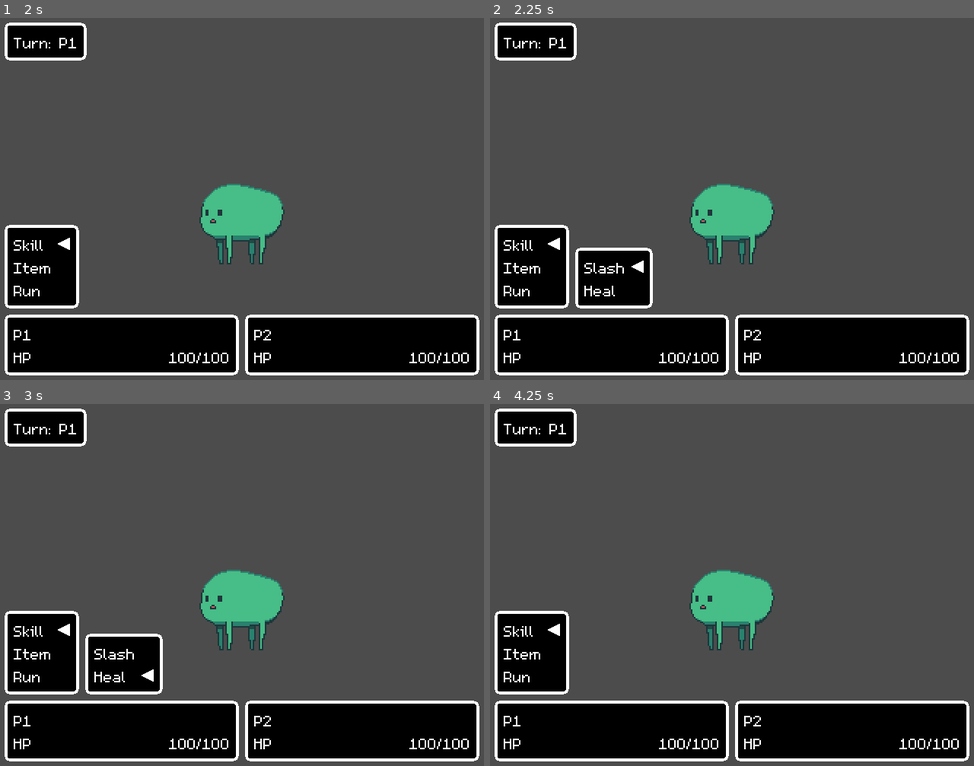
Above: before the commit, frames 1-4 (two rows, left to right).
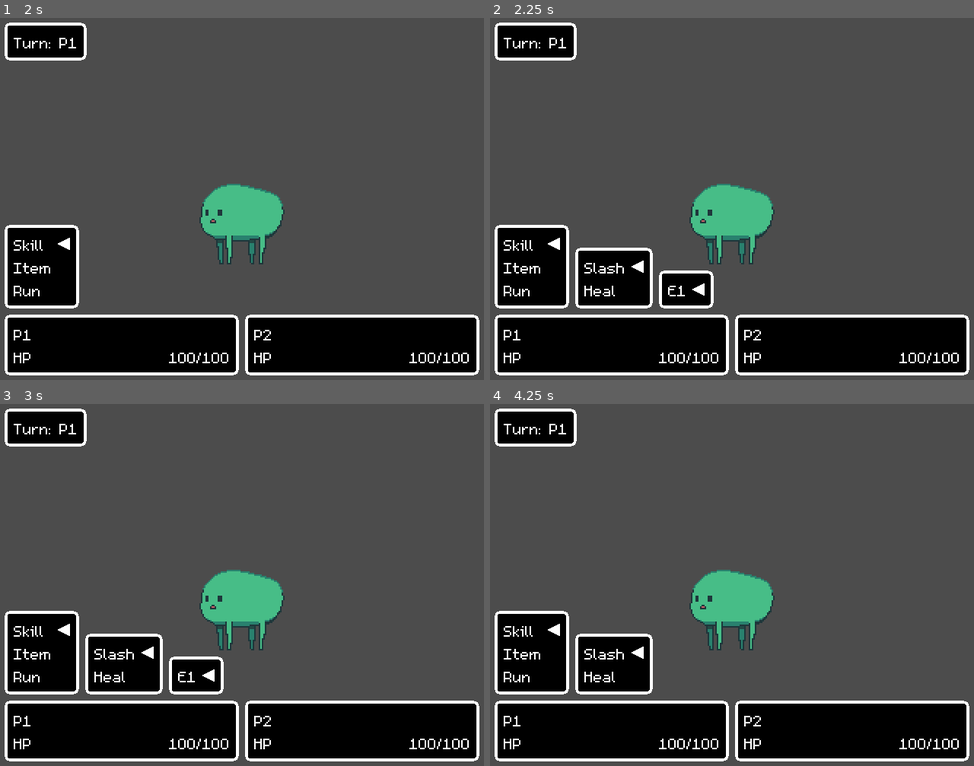
Above: after the commit, the same moments.

Repository: kodumen/rpg-godot
Game: Godot game, scene res://combat_arena/_CombatArenaTest.tscn
The game is run twice, just before and just after one commit, with the same random seed, the same clock (stepped at 60 frames per second) and the same inputs.
Inputs:
- Up to frame 1 (2 s): tap Enter at 0.5 s; hold Right (right) 0.53-1.28 s; hold Z (interact) 0.53-1.28 s; hold Down (down) from 1.28 s (still down); tap Z (interact) at 1.35 s
- Up to frame 2 (2.25 s): tap Space at 2 s; release Down (down) at 2.03 s; hold Right (right) from 2.03 s (still down); hold Z (interact) from 2.03 s (still down)
- Up to frame 3 (3 s): tap Enter at 2.75 s; release Right (right) at 2.78 s; release Z (interact) at 2.78 s; hold Up (up) from 2.78 s (still down); tap Z (interact) at 2.85 s
- Up to frame 4 (4.25 s): release Up (up) at 3.53 s; hold Left (left) from 3.53 s (still down); hold Z (interact) from 3.53 s (still down); tap X (cancel) at 4.15 s

Frame 1 is identical in both runs. In frame 2, 1.2% of the frame differs, in the area x 34-47%, y 69-81%; in frame 3, 1.3%; in frame 4, 2.7%, in the area x 17-34%, y 63-81%.

Commit message:
RUN!

Diff:
--- a/combat_arena/CombatArena.gd
+++ b/combat_arena/CombatArena.gd
@@ -39,6 +39,7 @@
 		battler.initialize(enemy)
 		enemies.push_back(battler)
 	enemy_formation.initialize(enemies)
+	gui.initialize_enemy_components(enemies)
 
 
 # Start the combat loop.
--- a/combat_arena/CombatArena.tscn
+++ b/combat_arena/CombatArena.tscn
@@ -5,7 +5,7 @@
 [ext_resource path="res://combat_arena/combat_gui/CombatGui.tscn" type="PackedScene" id=3]
 [ext_resource path="res://combat_arena/states/BeginTurn.gd" type="Script" id=4]
 [ext_resource path="res://combat_arena/turn_queue/TurnQueue.gd" type="Script" id=5]
-[ext_resource path="res://combat_arena/states/SelectAction.gd" type="Script" id=6]
+[ext_resource path="res://combat_arena/states/SelectAction.tscn" type="PackedScene" id=6]
 
 [node name="CombatArena" type="Node2D"]
 script = ExtResource( 1 )
@@ -27,5 +27,4 @@
 [node name="BeginTurn" type="Node" parent="."]
 script = ExtResource( 4 )
 
-[node name="SelectAction" type="Node" parent="."]
-script = ExtResource( 6 )
+[node name="SelectAction" parent="." instance=ExtResource( 6 )]
--- a/combat_arena/battlers/Battler.gd
+++ b/combat_arena/battlers/Battler.gd
@@ -33,9 +33,17 @@
 func get_max_hp() -> int:
 	return stats.max_hp
 
+
 func get_spd() -> int:
 	return stats.spd
 
 
 func get_curr_hp() -> int:
 	return stats.curr_hp
+
+
+func get_skill(skill_name: String) -> LearnedSkill:
+	for skill in skills:
+		if skill.skill_name == skill_name:
+			return skill
+	return null
--- a/combat_arena/combat_gui/CombatGui.gd
+++ b/combat_arena/combat_gui/CombatGui.gd
@@ -16,14 +16,22 @@
 
 
 func initialize_player_components(players: Array):
+	action_menu.players = players
 	for player in players:
 		var panel = PlayerPanel.instance()
 		player_panels.add_child(panel)
 		panel.player = player
 
 
+func initialize_enemy_components(enemies: Array):
+	action_menu.enemies = enemies
+
+
 func show_text(message: String):
 	text_box.display(message)
+	turn_panel.visible = false
+	player_panels.visible = false
+	action_menu.hide()
 
 
 func show_player_panels():
@@ -46,5 +54,5 @@
 	emit_signal("closed_textbox")
 
 
-func _on_ActionMenu_selected_action():
-	emit_signal("selected_action")
+func _on_ActionMenu_selected_action(action):
+	emit_signal("selected_action", action)
--- a/combat_arena/combat_gui/action_menu/ActionItem.gd
+++ b/combat_arena/combat_gui/action_menu/ActionItem.gd
@@ -4,7 +4,7 @@
 
 
 export var label: String
-export var action: String
+export (String, MULTILINE) var action
 
 onready var indicator: TextureRect = $Indicator
 
--- a/combat_arena/combat_gui/action_menu/ActionMenu.gd
+++ b/combat_arena/combat_gui/action_menu/ActionMenu.gd
@@ -3,31 +3,63 @@
 class_name ActionMenu
 
 
-signal selected_action
+signal selected_action(action)
 
 
 const ActionItem = preload("res://combat_arena/combat_gui/action_menu/ActionItem.tscn")
 
 onready var main = $Main
 onready var sub = $Sub
+onready var target = $Target
+onready var selected_action = $SelectedAction
 
 var battler: Battler
+var players: Array
+var enemies: Array
 
 
 func show():
 	visible = true
 	main.initialize()
+	selected_action.initialize()
 	sub.visible = false
+	target.visible = false
+
+func hide():
+	visible = false
+	main.focused = false
+	sub.focused = false
+	target.focused = false
 
 
 func _on_Main_selected(action):
-	match action:
-		"skill":
-			show_skill_menu()
-		"item":
-			print("alsdkfsd")
-		"run":
-			print("sdfsdf")
+	if action == "skill":
+		show_skill_menu()
+	else:
+		selected_action.action = action
+		emit_signal("selected_action", selected_action)
+
+
+func _on_Sub_cancelled():
+	sub.focused = false
+	sub.visible = false
+	main.focused = true
+
+
+func _on_Sub_selected(action):
+	selected_action.action = action
+	show_target_menu(action)
+
+
+func _on_Target_cancelled():
+	target.focused = false
+	target.visible = false
+	sub.focused = true
+
+
+func _on_Target_selected(target_name):
+	selected_action.targets.push_back(target_name)
+	emit_signal("selected_action", selected_action)
 
 
 func show_skill_menu():
@@ -36,7 +68,7 @@
 	for battler_skill in battler.skills:
 		var action_item = ActionItem.instance()
 		action_item.label = battler_skill.display_name
-		action_item.action = battler_skill.skill_name
+		action_item.action = "skill:" + battler_skill.skill_name
 		skills.push_back(action_item)
 
 	sub.items = skills
@@ -45,7 +77,40 @@
 	main.focused = false
 
 
-func _on_Sub_cancelled():
+func show_target_menu(skill_name: String):
+	skill_name = skill_name.trim_prefix("skill:")
+	var skill = battler.get_skill(skill_name)
+	assert(skill != null)
+
+	var targets = _get_targets(skill)
+	targets = _battlers_to_action_items(targets)
+
+	target.items = targets
+	target.initialize()
+	target.visible = true
+	target.focused = true
 	sub.focused = false
-	sub.visible = false
-	main.focused = true
+
+func _get_targets(skill: LearnedSkill) -> Array:
+	var targets = []
+	match skill.target_type:
+		"self":
+			targets = [battler]
+		"enemies":
+			targets = enemies
+		"players":
+			targets = players
+		"all":
+			targets = players + enemies
+
+	return targets
+
+
+func _battlers_to_action_items(battlers: Array) -> Array:
+	var items = []
+	for battler_obj in battlers:
+		var action_item = ActionItem.instance()
+		action_item.label = battler_obj.get_name()
+		action_item.action = battler_obj.get_name()
+		items.push_back(action_item)
+	return items
--- a/combat_arena/combat_gui/action_menu/ActionMenu.tscn
+++ b/combat_arena/combat_gui/action_menu/ActionMenu.tscn
@@ -1,9 +1,9 @@
 [gd_scene load_steps=5 format=2]
 
-[ext_resource path="res://assets/textures/panel.tres" type="StyleBox" id=1]
+[ext_resource path="res://combat_arena/combat_gui/action_menu/SelectedAction.gd" type="Script" id=1]
 [ext_resource path="res://combat_arena/combat_gui/action_menu/ActionMenu.gd" type="Script" id=2]
-[ext_resource path="res://combat_arena/combat_gui/action_menu/Menu.gd" type="Script" id=3]
 [ext_resource path="res://combat_arena/combat_gui/action_menu/ActionItem.tscn" type="PackedScene" id=4]
+[ext_resource path="res://combat_arena/combat_gui/action_menu/Menu.tscn" type="PackedScene" id=5]
 
 [node name="ActionMenu" type="HBoxContainer"]
 margin_left = 96.0
@@ -17,59 +17,53 @@
 "_edit_use_anchors_": false
 }
 
-[node name="Main" type="PanelContainer" parent="."]
+[node name="Main" parent="." instance=ExtResource( 5 )]
+margin_left = 0.0
+margin_top = 30.0
 margin_right = 72.0
-margin_bottom = 110.0
+margin_bottom = 80.0
 size_flags_vertical = 8
-custom_styles/panel = ExtResource( 1 )
-script = ExtResource( 3 )
 
-[node name="VBoxContainer" type="VBoxContainer" parent="Main"]
+[node name="Skill" parent="Main" instance=ExtResource( 4 )]
 margin_left = 12.0
 margin_top = 12.0
 margin_right = 60.0
-margin_bottom = 98.0
-
-[node name="Skill" parent="Main/VBoxContainer" instance=ExtResource( 4 )]
-margin_right = 48.0
+margin_bottom = 38.0
 label = "Skill"
 action = "skill"
 
-[node name="Item" parent="Main/VBoxContainer" instance=ExtResource( 4 )]
-margin_top = 30.0
-margin_right = 48.0
-margin_bottom = 56.0
+[node name="Item" parent="Main" instance=ExtResource( 4 )]
+margin_left = 12.0
+margin_top = 12.0
+margin_right = 60.0
+margin_bottom = 38.0
 label = "Item"
 action = "item"
 
-[node name="Run" parent="Main/VBoxContainer" instance=ExtResource( 4 )]
-margin_top = 60.0
-margin_right = 48.0
-margin_bottom = 86.0
+[node name="Run" parent="Main" instance=ExtResource( 4 )]
+margin_left = 12.0
+margin_top = 12.0
+margin_right = 60.0
+margin_bottom = 38.0
 label = "Run"
 action = "run"
 
-[node name="Timer" type="Timer" parent="Main"]
-wait_time = 0.3
+[node name="Sub" parent="." instance=ExtResource( 5 )]
+margin_left = 80.0
+margin_top = 56.0
+margin_right = 104.0
+margin_bottom = 80.0
+size_flags_vertical = 8
 
-[node name="Sub" type="PanelContainer" parent="."]
-margin_left = 80.0
-margin_top = 86.0
-margin_right = 104.0
-margin_bottom = 110.0
+[node name="Target" parent="." instance=ExtResource( 5 )]
+margin_top = 56.0
+margin_bottom = 80.0
 size_flags_vertical = 8
-custom_styles/panel = ExtResource( 1 )
-script = ExtResource( 3 )
 
-[node name="VBoxContainer" type="VBoxContainer" parent="Sub"]
-margin_left = 12.0
-margin_top = 12.0
-margin_right = 12.0
-margin_bottom = 12.0
-
-[node name="Timer" type="Timer" parent="Sub"]
-wait_time = 0.3
+[node name="SelectedAction" type="Node" parent="."]
+script = ExtResource( 1 )
 [connection signal="selected" from="Main" to="." method="_on_Main_selected"]
-[connection signal="timeout" from="Main/Timer" to="Main" method="_on_Timer_timeout"]
 [connection signal="cancelled" from="Sub" to="." method="_on_Sub_cancelled"]
-[connection signal="timeout" from="Sub/Timer" to="Sub" method="_on_Timer_timeout"]
+[connection signal="selected" from="Sub" to="." method="_on_Sub_selected"]
+[connection signal="cancelled" from="Target" to="." method="_on_Target_cancelled"]
+[connection signal="selected" from="Target" to="." method="_on_Target_selected"]
--- a/combat_arena/combat_gui/action_menu/Menu.gd
+++ b/combat_arena/combat_gui/action_menu/Menu.gd
@@ -15,7 +15,12 @@
 
 
 func _ready():
-	items = $VBoxContainer.get_children()
+	for child in get_children():
+		if child is ActionItem:
+			remove_child(child)
+			container.add_child(child)
+
+	items = container.get_children()
 
 
 func _process(delta):
@@ -35,6 +40,7 @@
 		emit_signal("selected", items[curr_item].action)
 
 	if pressed_cancel():
+		self.curr_item = 0
 		emit_signal("cancelled")
 
 
--- /dev/null
+++ b/combat_arena/combat_gui/action_menu/Menu.tscn
@@ -0,0 +1,24 @@
+[gd_scene load_steps=3 format=2]
+
+[ext_resource path="res://combat_arena/combat_gui/action_menu/Menu.gd" type="Script" id=1]
+[ext_resource path="res://assets/textures/panel.tres" type="StyleBox" id=2]
+
+[node name="Menu" type="PanelContainer"]
+margin_left = 112.0
+margin_right = 136.0
+margin_bottom = 110.0
+custom_styles/panel = ExtResource( 2 )
+script = ExtResource( 1 )
+__meta__ = {
+"_edit_use_anchors_": false
+}
+
+[node name="VBoxContainer" type="VBoxContainer" parent="."]
+margin_left = 12.0
+margin_top = 12.0
+margin_right = 12.0
+margin_bottom = 98.0
+
+[node name="Timer" type="Timer" parent="."]
+wait_time = 0.3
+[connection signal="timeout" from="Timer" to="." method="_on_Timer_timeout"]
--- /dev/null
+++ b/combat_arena/combat_gui/action_menu/SelectedAction.gd
@@ -0,0 +1,12 @@
+extends Node
+
+class_name Selection
+
+
+var action: String
+var targets: Array
+
+
+func initialize():
+	action = ""
+	targets = []
--- a/combat_arena/states/SelectAction.gd
+++ b/combat_arena/states/SelectAction.gd
@@ -3,5 +3,9 @@
 
 func handle(gui: CombatGui, turn_queue: TurnQueue):
 	var battler = turn_queue.get_current()
+
 	gui.show_actions(battler)
-	yield(gui, "selected_action")
+	var selected_action = yield(gui, "selected_action")
+
+	if selected_action.action == "run":
+		gui.show_text("Got away safely!")
--- /dev/null
+++ b/combat_arena/states/SelectAction.tscn
@@ -0,0 +1,6 @@
+[gd_scene load_steps=2 format=2]
+
+[ext_resource path="res://combat_arena/states/SelectAction.gd" type="Script" id=1]
+
+[node name="SelectAction" type="Node"]
+script = ExtResource( 1 )
--- a/combat_arena/turn_queue/TurnQueue.gd
+++ b/combat_arena/turn_queue/TurnQueue.gd
@@ -25,3 +25,11 @@
 
 func get_current() -> Battler:
 	return queue[curr_index]
+
+
+func get_battlers(battler_names: Array) -> Array:
+	var battlers = []
+	for battler in queue:
+		if battler_names.has(battler.get_name()):
+			battlers.push_back(battler)
+	return battlers
--- a/project.godot
+++ b/project.godot
@@ -55,6 +55,11 @@
 "path": "res://combat_arena/combat_gui/player_panel/PlayerPanel.gd"
 }, {
 "base": "Node",
+"class": "Selection",
+"language": "GDScript",
+"path": "res://combat_arena/combat_gui/action_menu/SelectedAction.gd"
+}, {
+"base": "Node",
 "class": "Stats",
 "language": "GDScript",
 "path": "res://combat_arena/battlers/stats/Stats.gd"
@@ -84,6 +89,7 @@
 "EnemyFormation": "",
 "LearnedSkill": "",
 "PlayerPanel": "",
+"Selection": "",
 "Stats": "",
 "TurnPanel": "",
 "TurnQueue": "",
--- a/skills/BaseSkill.gd
+++ b/skills/BaseSkill.gd
@@ -5,3 +5,4 @@
 
 export var skill_name: String
 export var display_name: String
+export (String, "self", "enemies", "players", "all") var target_type
--- a/skills/Heal.tres
+++ b/skills/Heal.tres
@@ -6,3 +6,4 @@
 script = ExtResource( 1 )
 skill_name = "heal"
 display_name = "Heal"
+target_type = "players"
--- a/skills/LearnedSkill.gd
+++ b/skills/LearnedSkill.gd
@@ -7,6 +7,7 @@
 
 var skill_name: String setget , get_skill_name
 var display_name: String setget , get_display_name
+var target_type: String setget, target_type
 
 
 func get_skill_name():
@@ -15,3 +16,6 @@
 
 func get_display_name():
 	return skill.display_name
+
+func target_type():
+	return skill.target_type
--- a/skills/Slash.tres
+++ b/skills/Slash.tres
@@ -6,3 +6,4 @@
 script = ExtResource( 1 )
 skill_name = "slash"
 display_name = "Slash"
+target_type = "enemies"
